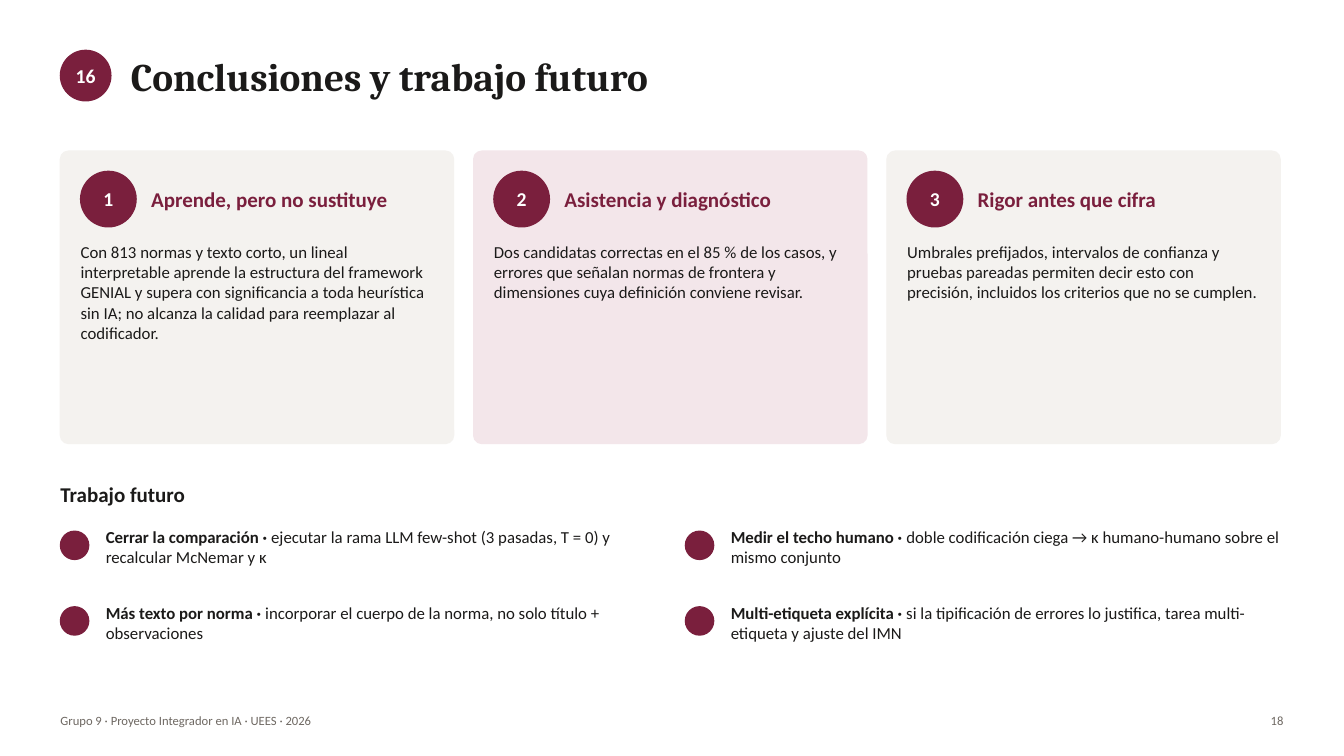
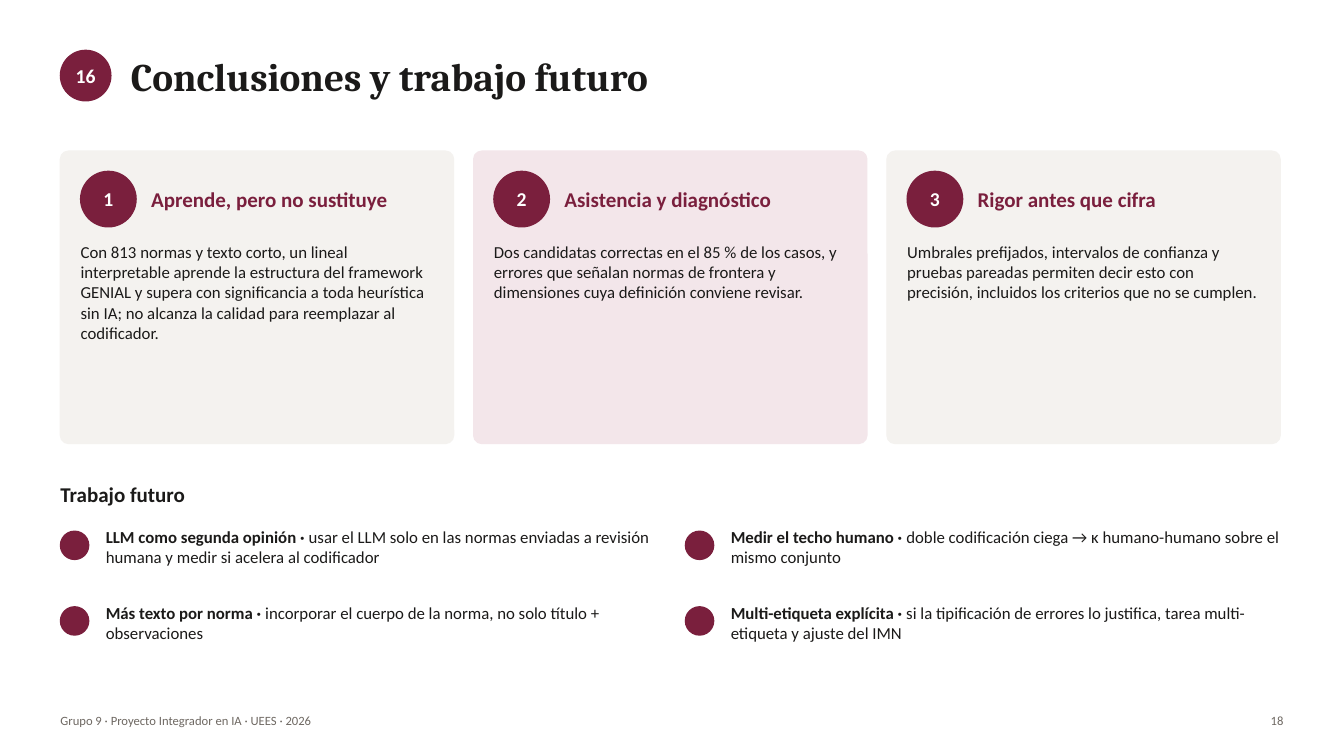
Before and after one commit to jorgemaldonadom-cmd/genial-clasificador-normativa, a slide deck: slide 18 of results/reports/presentacion_final/Grupo_9_Presentacion_Final.pptx. Drawn at 1344x756 pixels with LibreOffice and Linux fonts; fonts in the diff are those of the drawing. Boxes give left, top, right and bottom in pixels: in the first picture for what was removed or moved away, otherwise in the second. Text is boxed around its words. In the diff, an @@ line names an element or a change of style, - is before the commit and + after.

```diff
--- a/results/reports/presentacion_final/Grupo_9_Presentacion_Final.pptx
+++ b/results/reports/presentacion_final/Grupo_9_Presentacion_Final.pptx
@@ text at (106,531,649,566): text changed @@
-Cerrar la comparación · ejecutar la rama LLM few-shot (3 pasadas, T = 0) y recalcular McNemar y κ
+LLM como segunda opinión · usar el LLM solo en las normas enviadas a revisión humana y medir si acelera al codificador
```
Also in this commit, not shown: 2 other slides changed, 25 other files.
